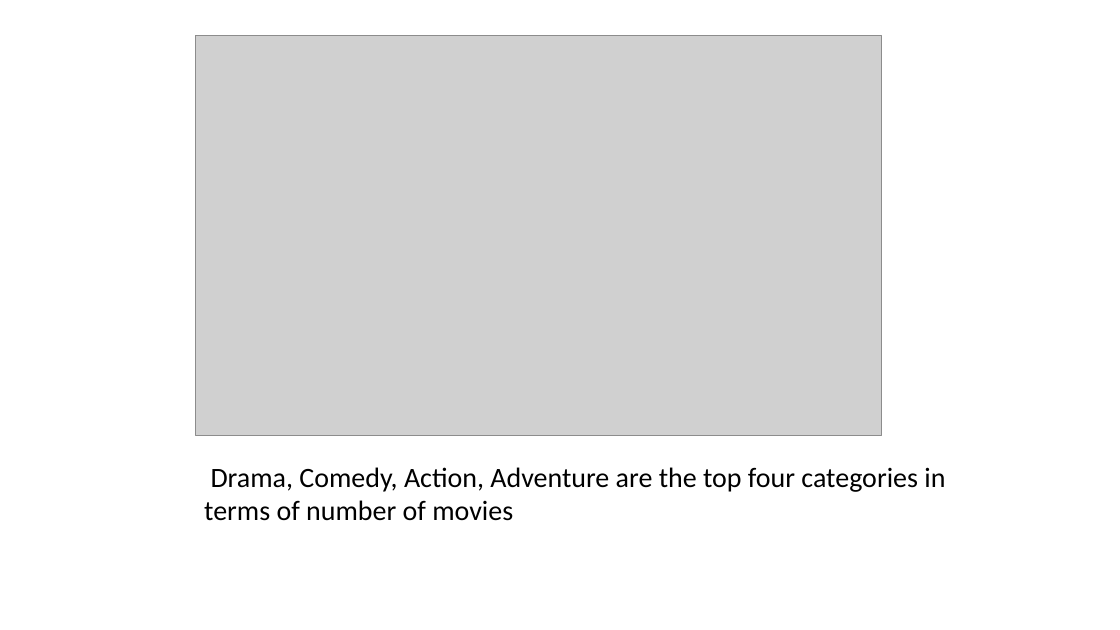
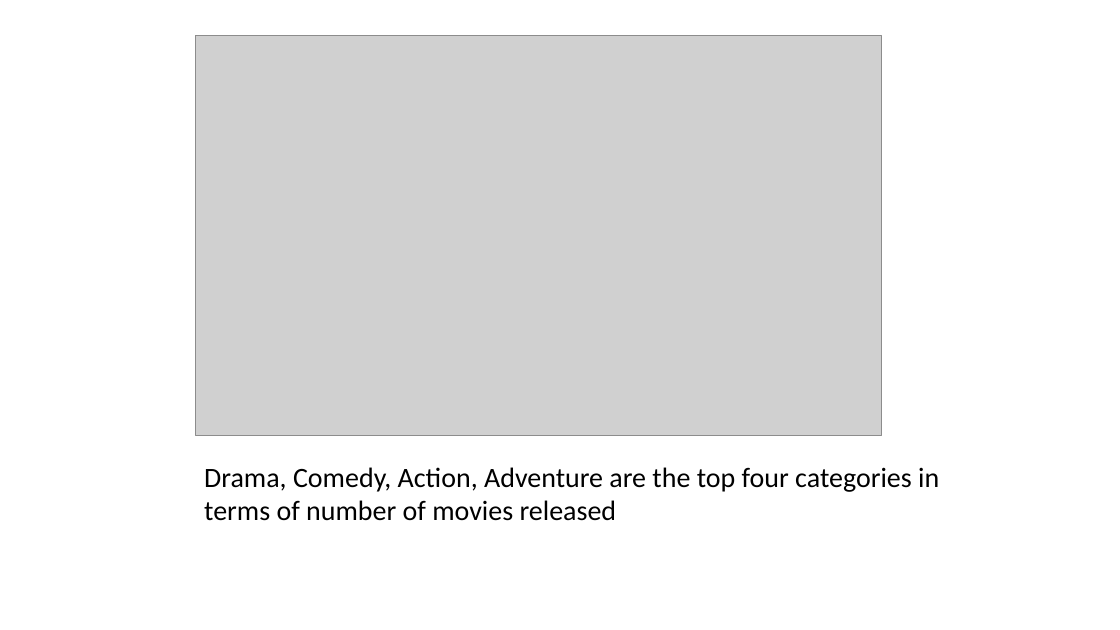
Before and after one commit to eegshou/dsc-mod-1-project-v2-1-online-ds-sp-000, a slide deck: slide 7 of Presentation_project1.pptx. Drawn at 1120x630 pixels with LibreOffice and Linux fonts; fonts in the diff are those of the drawing; grey boxes stand for pictures. Boxes give left, top, right and bottom in pixels: in the first picture for what was removed or moved away, otherwise in the second. Text is boxed around its words. In the diff, an @@ line names an element or a change of style, - is before the commit and + after.

```diff
--- a/Presentation_project1.pptx
+++ b/Presentation_project1.pptx
@@ text at <box>204,467,939,521</box>: text changed @@
-Drama, Comedy, Action, Adventure are the top four categories in terms of number of movies
+Drama, Comedy, Action, Adventure are the top four categories in terms of number of movies released
```
Also in this commit, not shown: 5 other slides changed, 1 other file.
